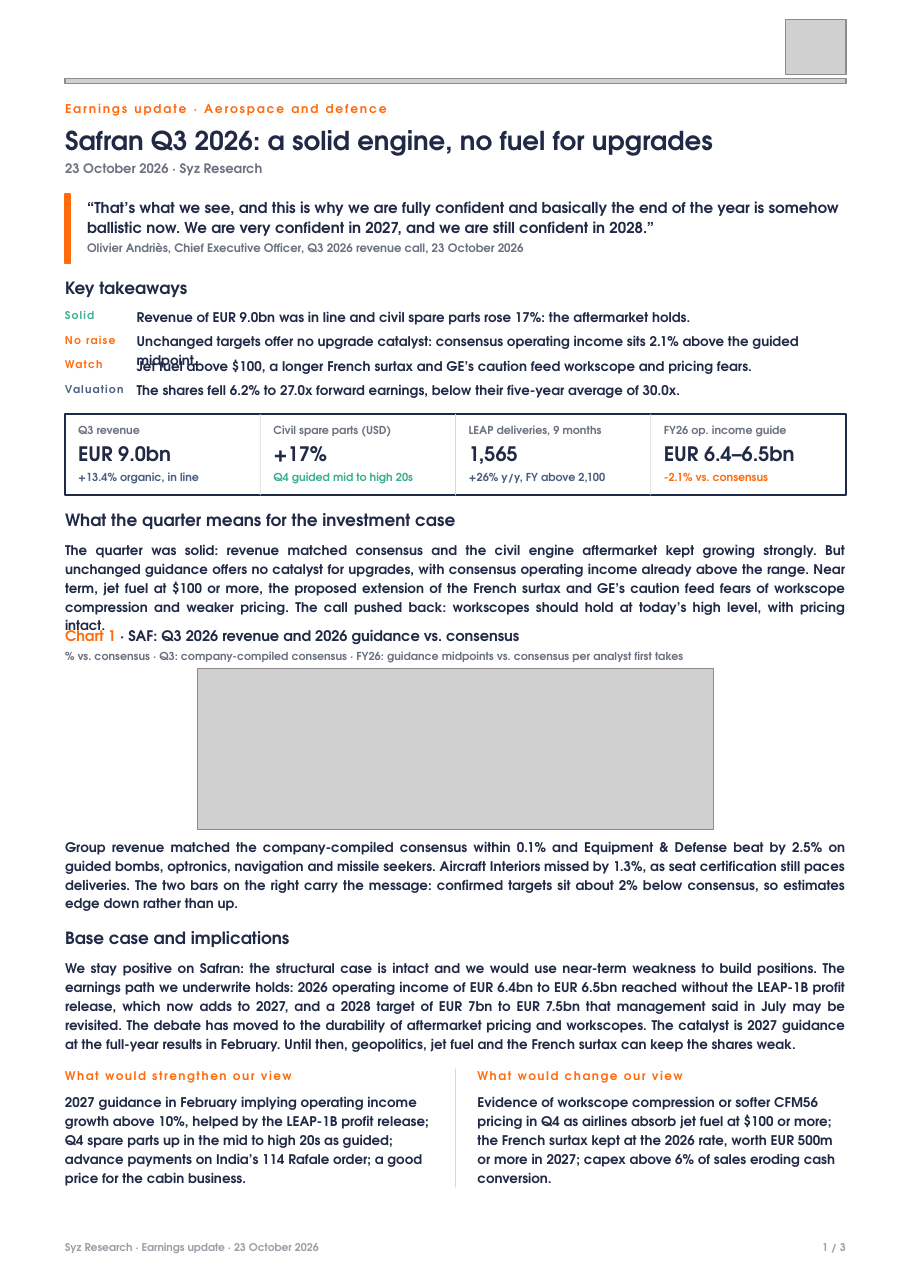
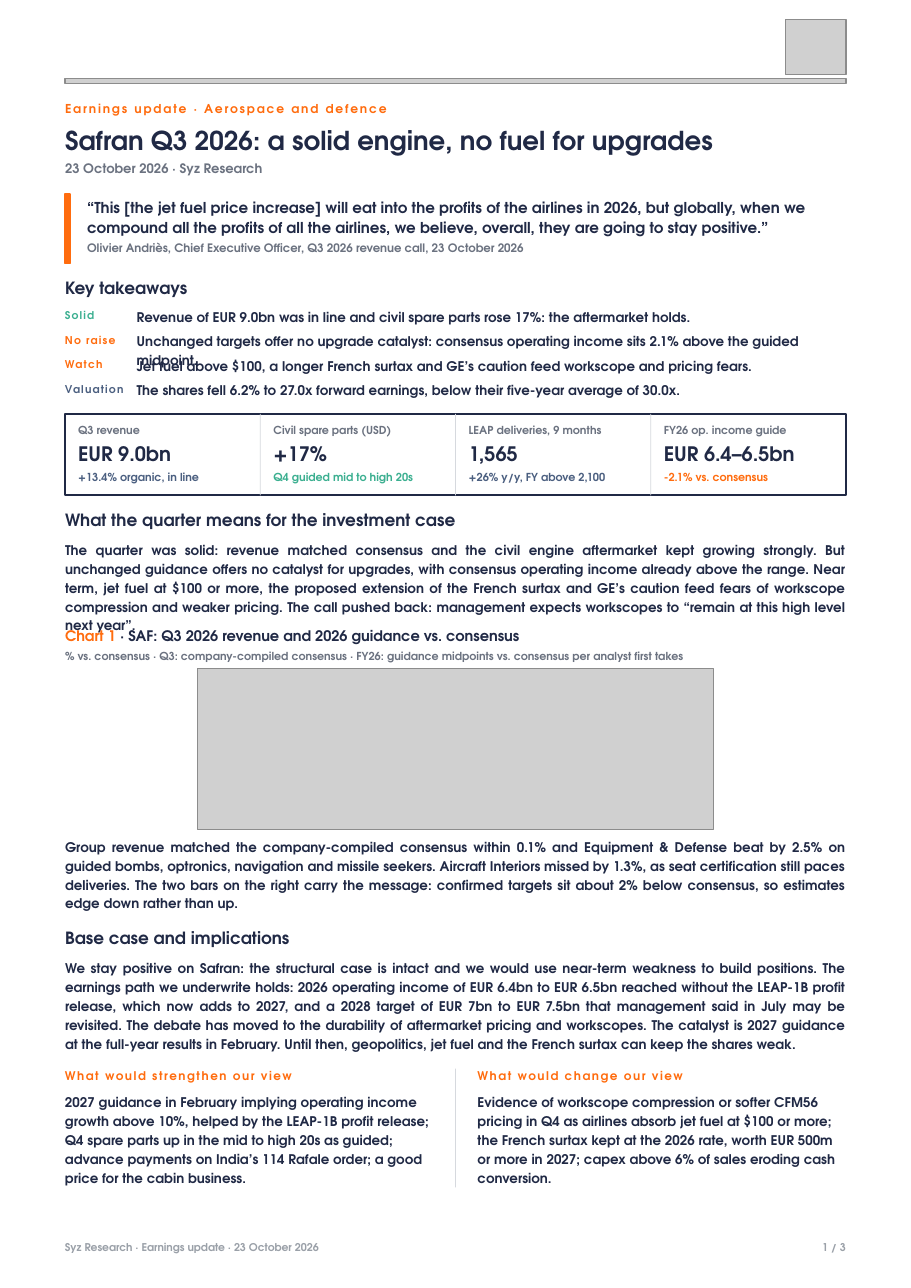
Before and after one commit to jb-db05/syz-earnings, a slide deck: slide 1 of reports/SAF_Q3_2026/Earnings_Update_SAF_Q32026.pptx. Drawn at 911x1288 pixels with LibreOffice and Linux fonts; fonts in the diff are those of the drawing; grey boxes stand for pictures. Boxes give left, top, right and bottom in pixels: in the first picture for what was removed or moved away, otherwise in the second. Text is boxed around its words. In the diff, an @@ line names an element or a change of style, - is before the commit and + after.

```diff
--- a/reports/SAF_Q3_2026/Earnings_Update_SAF_Q32026.pptx
+++ b/reports/SAF_Q3_2026/Earnings_Update_SAF_Q32026.pptx
@@ text at (x1=87, y1=201, x2=805, y2=237): text changed @@
-“That’s what we see, and this is why we are fully confident and basically the end of the year is somehow ballistic now. We are very confident in 2027, and we are still confident in 2028.”
+“This [the jet fuel price increase] will eat into the profits of the airlines in 2026, but globally, when we compound all the profits of all the airlines, we believe, overall, they are going to stay positive.”
@@ text at (x1=65, y1=544, x2=845, y2=615): text changed @@
-The quarter was solid: revenue matched consensus and the civil engine aftermarket kept growing strongly. But unchanged guidance offers no catalyst for upgrades, with consensus operating income already above the range. Near term, jet fuel at $100 or more, the proposed extension of the French surtax and GE’s caution feed fears of workscope compression and weaker pricing. The call pushed back: workscopes should hold at today’s high level, with pricing intact.
+The quarter was solid: revenue matched consensus and the civil engine aftermarket kept growing strongly. But unchanged guidance offers no catalyst for upgrades, with consensus operating income already above the range. Near term, jet fuel at $100 or more, the proposed extension of the French surtax and GE’s caution feed fears of workscope compression and weaker pricing. The call pushed back: management expects workscopes to “remain at this high level next year”.
```
Also in this commit, not shown: 1 other slide changed, 3 other files.
